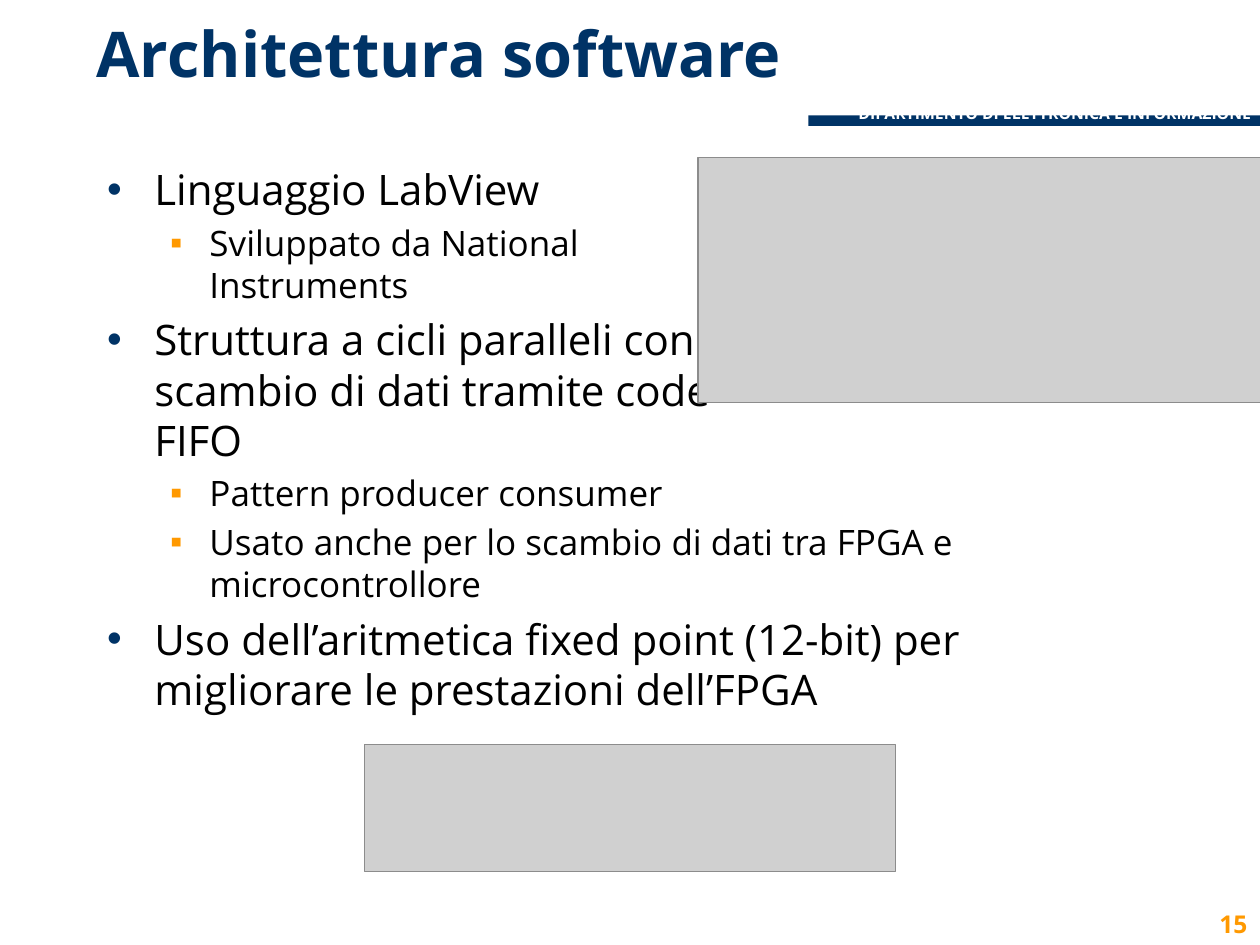
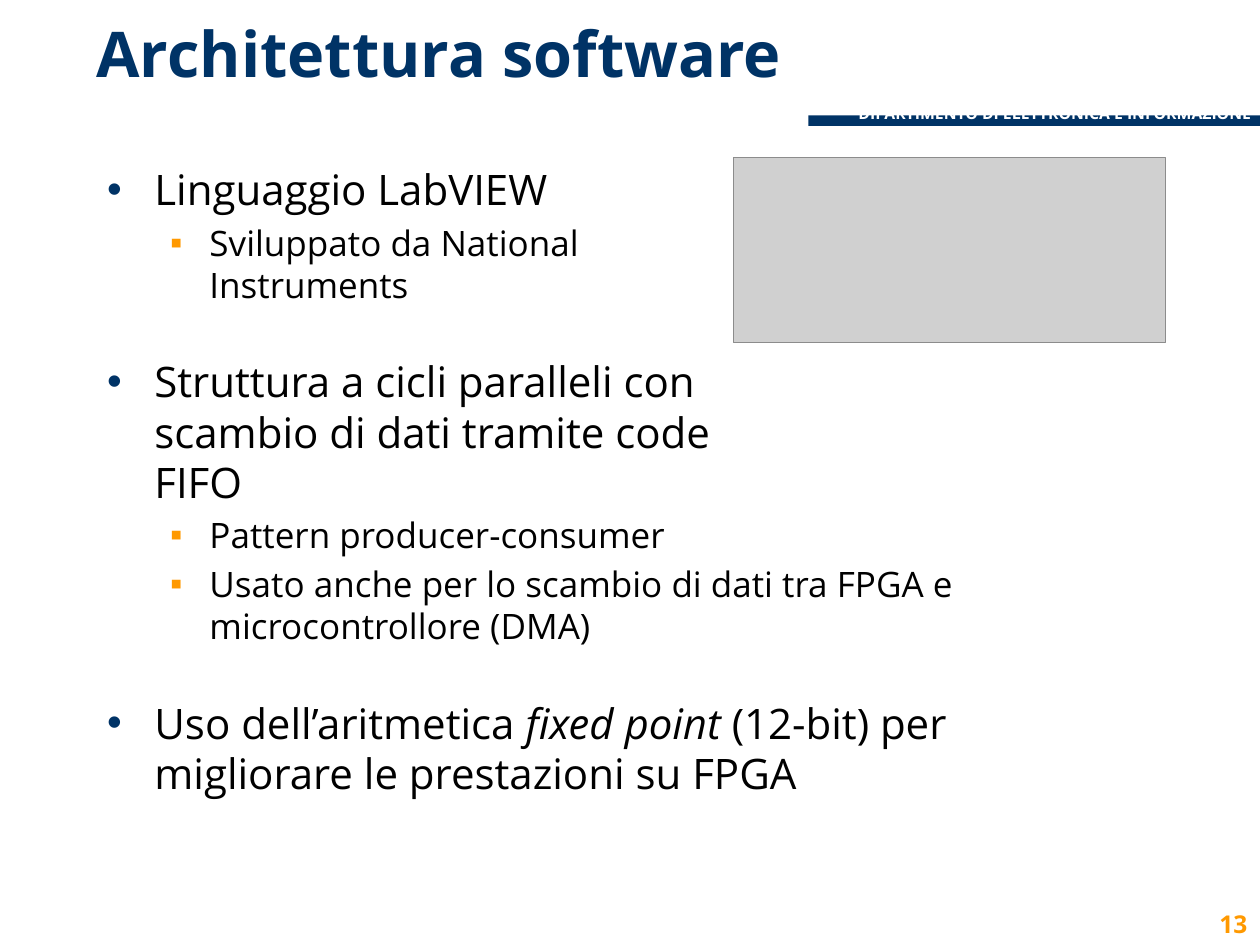
Before and after one commit to lcavagnispolimi/thesis_latex, a slide deck: slide 13 of presentazione_discussione.pptx (slide 15 before the commit). Drawn at 1260x945 pixels with LibreOffice and Linux fonts; fonts in the diff are those of the drawing; grey boxes stand for pictures; background and template pictures are left out. Boxes give left, top, right and bottom in pixels: in the first picture for what was removed or moved away, otherwise in the second. Text is boxed around its words. In the diff, an @@ line names an element or a change of style, - is before the commit and + after.

Commit message:
fix presentazione

```diff
--- a/presentazione_discussione.pptx
+++ b/presentazione_discussione.pptx
@@ text at (154, 173, 547, 215): text changed @@
-• Linguaggio LabView
+• Linguaggio LabVIEW
@@ picture: place and size @@
-picture at (698, 158, 1260, 402)
+picture at (733, 158, 1166, 343)
@@ text at (154, 521, 953, 799): text changed @@
-  ▪ Pattern producer consumer
-  ▪ Usato anche per lo scambio di dati tra FPGA e microcontrollore
-• Uso dell’aritmetica fixed point (12-bit) per migliorare le prestazioni dell’FPGA
+  ▪ Pattern producer-consumer
+  ▪ Usato anche per lo scambio di dati tra FPGA e microcontrollore (DMA)
+• Uso dell’aritmetica fixed point (12-bit) per migliorare le prestazioni su FPGA
@@ picture removed at (364, 745, 896, 872) @@
@@ page number at (1219, 915, 1247, 934): text changed @@
-15
+13
```
Also in this commit, not shown: 14 other slides changed, 1 slide added, 2 slides removed.
